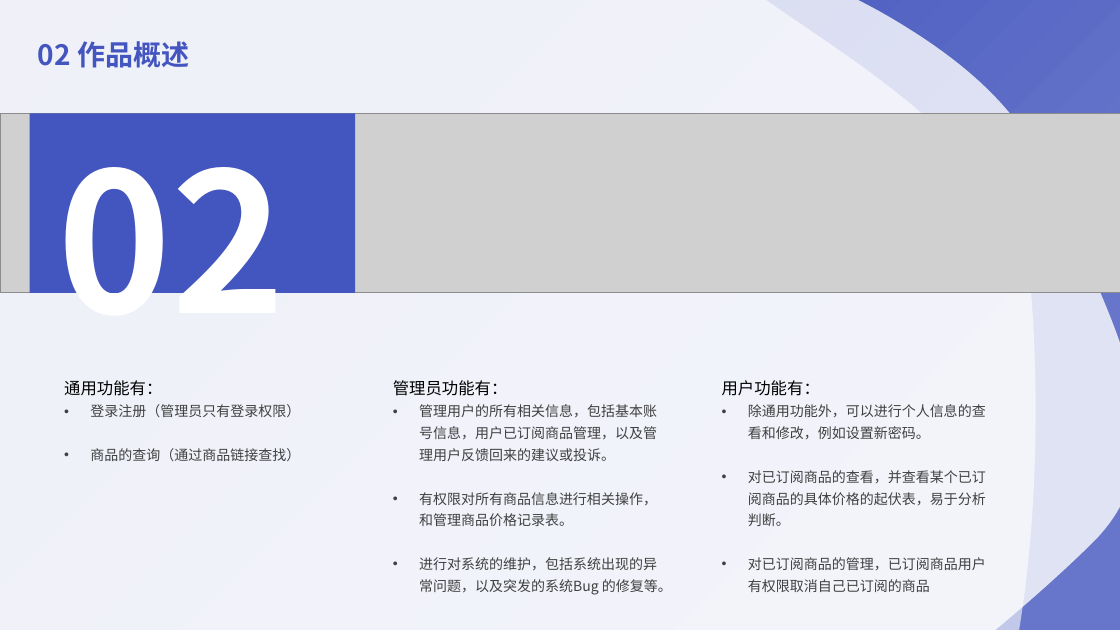
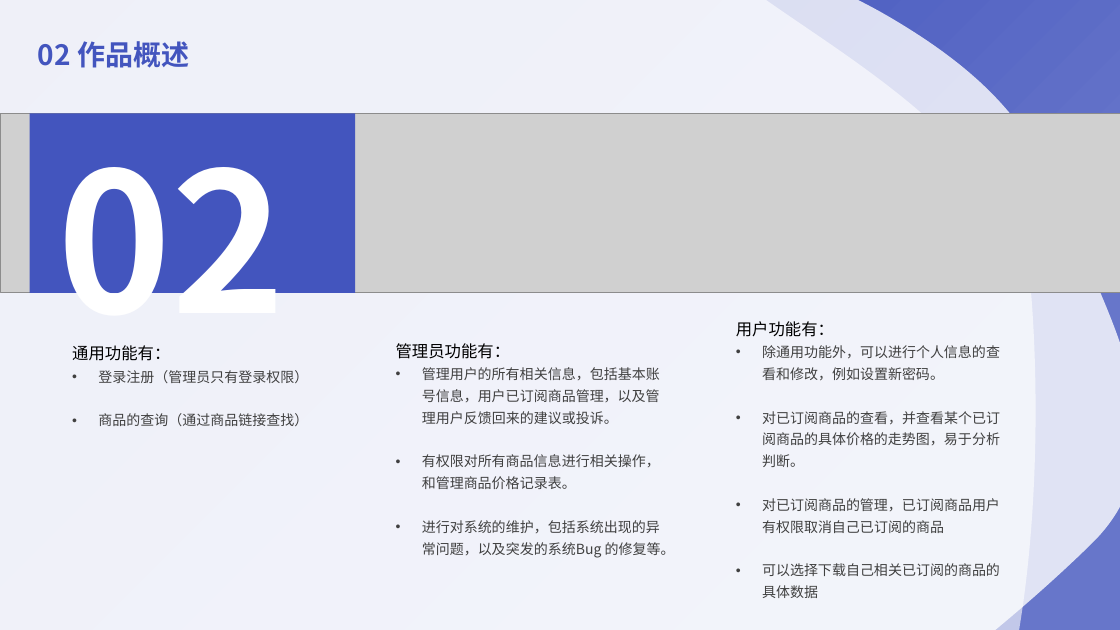
Before and after one commit to gwinda/A_GIT_MANTI, a slide deck: slide 9 of 679D612A1596C7DE1A4FCC7FE4DB6C75.pptx. Drawn at 1120x630 pixels with LibreOffice and Linux fonts; fonts in the diff are those of the drawing; grey boxes stand for pictures. Boxes give left, top, right and bottom in pixels: in the first picture for what was removed or moved away, otherwise in the second. Text is boxed around its words. In the diff, an @@ line names an element or a change of style, - is before the commit and + after.

```diff
--- a/679D612A1596C7DE1A4FCC7FE4DB6C75.pptx
+++ b/679D612A1596C7DE1A4FCC7FE4DB6C75.pptx
@@ text "用户功能有：": place and size @@
-text "用户功能有：" at (722,380,986,592)
+text "用户功能有：" at (736,321,1000,598)
@@ text "通用功能有：": place and size @@
-text "通用功能有：" at (64,380,300,461)
+text "通用功能有：" at (72,345,308,426)
@@ text "管理员功能有：": place and size @@
-text "管理员功能有：" at (393,380,672,595)
+text "管理员功能有：" at (396,343,675,558)
@@ text at (762,411,1000,467): text changed @@
-• 对已订阅商品的查看，并查看某个已订阅商品的具体价格的起伏表，易于分析判断。
+• 对已订阅商品的查看，并查看某个已订阅商品的具体价格的走势图，易于分析判断。
@@ text at (762,563,1000,598): paragraph added @@
+• 可以选择下载自己相关已订阅的商品的具体数据
```
Also in this commit, not shown: 3 other slides changed, 5 slides added, 5 slides removed.
